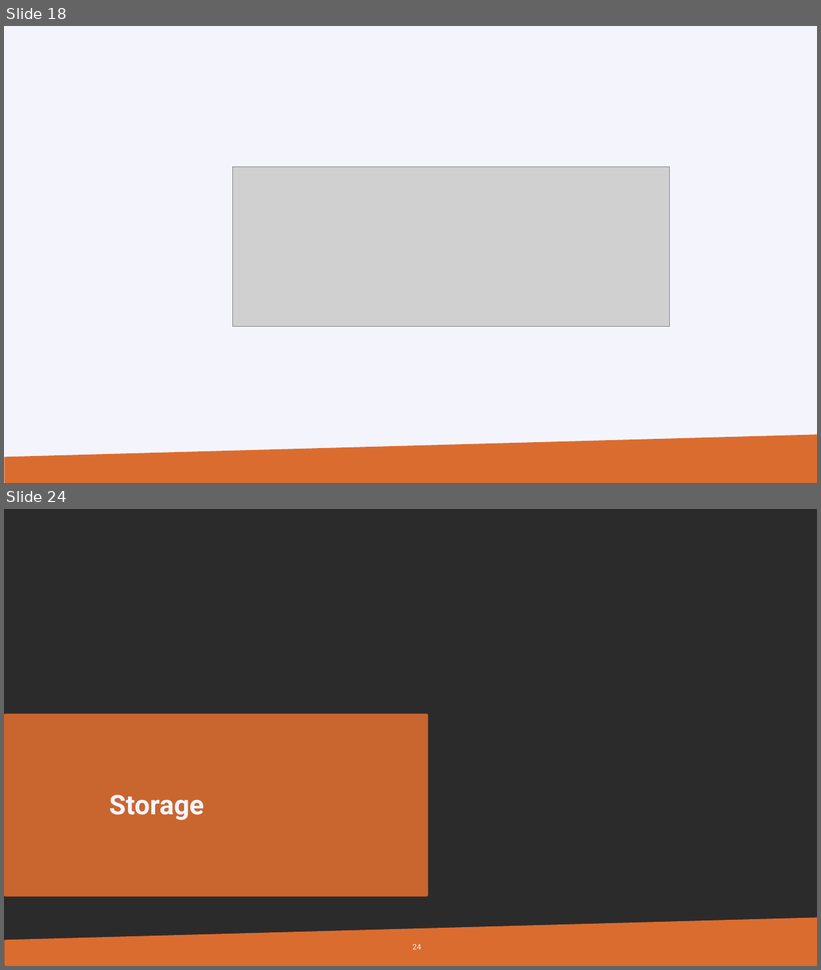
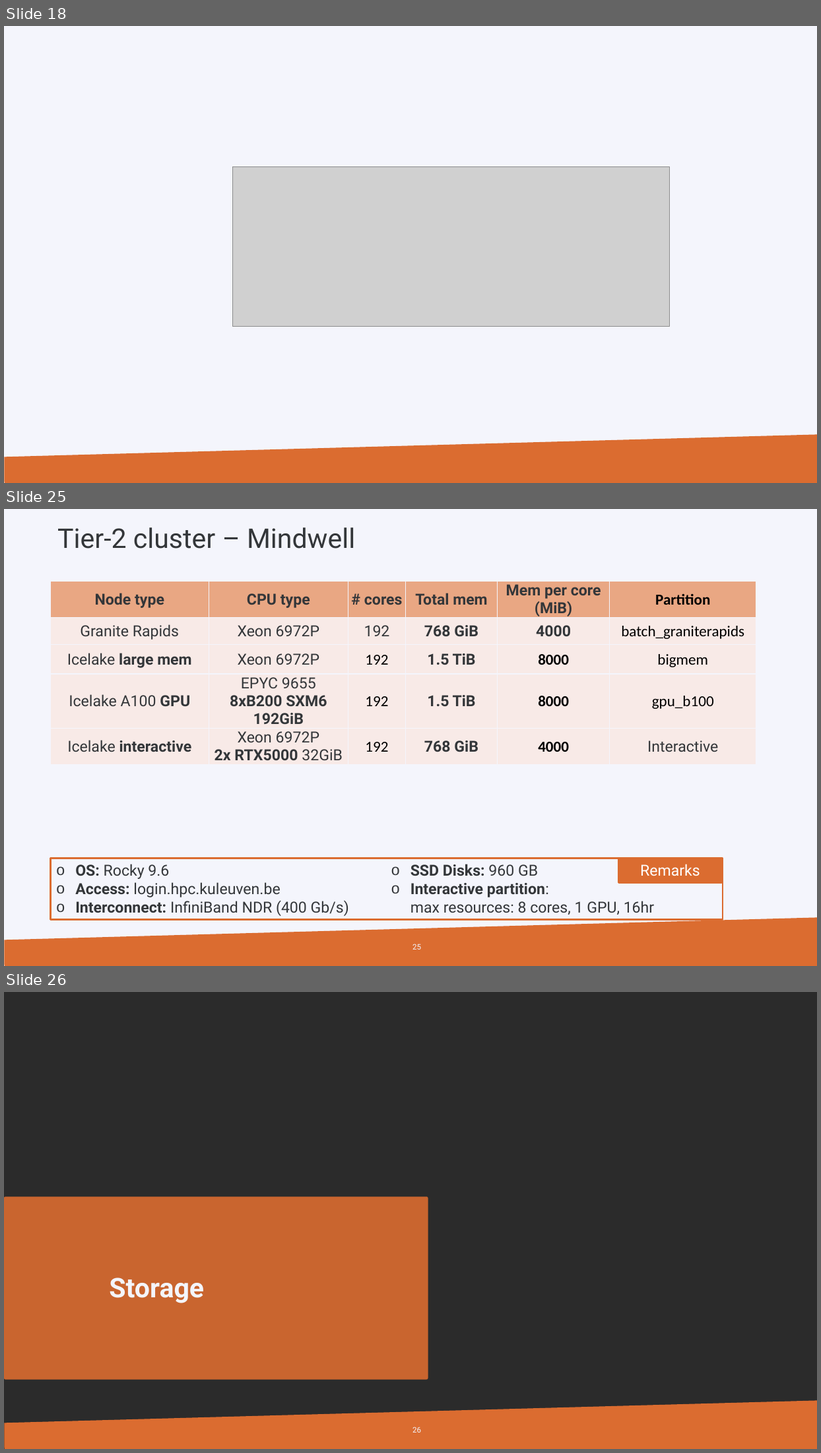
Before and after one commit to hpcleuven/HPC-intro, a slide deck: HPCintro.pptx. Shown one above the other, each under a label of ours: slides 18 and 24 before the commit, slides 18, 25 and 26 after it; the slides between them are not shown. The pictures are 821x970 and 821x1453 pixels, drawn with LibreOffice and Linux fonts; fonts in the diff are those of the drawing; grey boxes stand for pictures; background and template pictures are left out; a plain dark background stands for a picture behind light text. Boxes give left, top, right and bottom in pixels: in the first picture for what was removed or moved away, otherwise in the second. Text is boxed around its words. In the diff, an @@ line names an element or a change of style, - is before the commit and + after.

Commit message:
Update HPC intro slides.
This update contains changes relating to addition of Mindwell and the integration the Genius GPU resources into wICE.

```diff
--- a/HPCintro.pptx
+++ b/HPCintro.pptx
@@ slide 25 added at [4,509,817,966], background #F4F5FC; not listed: 1 template element that a slide beside it also shows @@
@@ text added at [57,527,355,549], 32 pt, text #333639 @@
+Tier-2 cluster – Mindwell
@@ table added at [50,581,756,764], 5 rows, 6 columns @@
+Node type | CPU type | # cores | Total mem | Mem per core (MiB) | Partition
+Granite Rapids | Xeon 6972P | 192 | 768 GiB | 4000 | batch_graniterapids
+Icelake large mem | Xeon 6972P | 192 | 1.5 TiB | 8000 | bigmem
+Icelake A100 GPU | EPYC 9655 8xB200 SXM6 192GiB | 192 | 1.5 TiB | 8000 | gpu_b100
+Icelake interactive | Xeon 6972P / 2x RTX5000 32GiB | 192 | 768 GiB | 4000 | Interactive
@@ rectangle added at [50,859,723,920], outline #DB6C30 2 pt, 18 pt, text #333639 @@
+o OS: Rocky 9.6
+o Access: login.hpc.kuleuven.be
+o Interconnect: InfiniBand NDR (400 Gb/s)
+o SSD Disks: 960 GB
+o Interactive partition:
+  max resources: 8 cores, 1 GPU, 16hr
@@ rectangle added at [619,859,722,883], fill #DB6C30, outline #DB6C30 2 pt, 18 pt, text #FFFFFF @@
+Remarks
@@ page number added at [413,944,421,950], 9 pt, text #F4F5FC @@
+25
@@ what was slide 24 is now slide 26 @@
@@ page number at [413,1427,421,1433]: text changed @@
-24
+26
```
Also in this commit, not shown: 20 slides changed, 4 other slides added, 3 slides removed, 1 other file.
